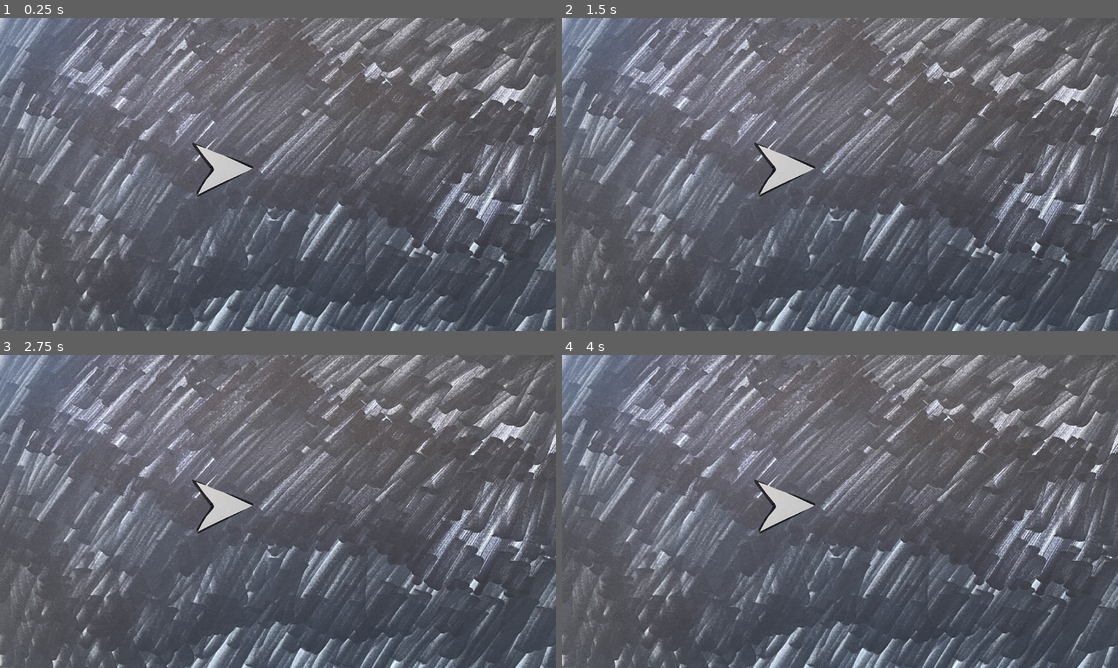
Above: before the commit, frames 1-4 (two rows, left to right).
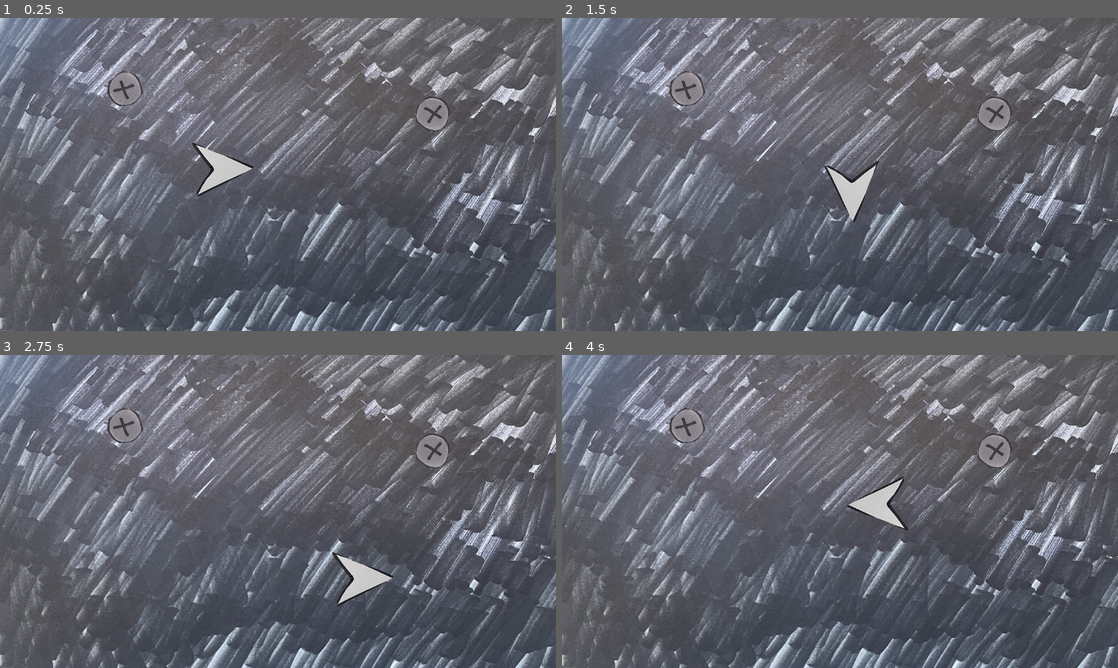
Above: after the commit, the same moments.

Repository: kd90301/asteroids-clone
Game: Godot game, scene res://scenes/main.tscn
Two runs of this game, one before a commit and one after it. Both use one fixed random seed, a clock stepped at 60 frames per second and the inputs below.
Inputs:
- Up to frame 1 (0.25 s): no input
- Up to frame 2 (1.5 s): tap Enter at 0.5 s; hold D (move_right, bound only after the commit) 0.53-1.28 s; hold S (move_down, bound only after the commit) from 1.28 s (still down)
- Up to frame 3 (2.75 s): release S (move_down, bound only after the commit) at 2.03 s; hold D (move_right, bound only after the commit) from 2.03 s (still down)
- Up to frame 4 (4 s): release D (move_right, bound only after the commit) at 2.78 s; hold W (move_up, bound only after the commit) 2.78-3.53 s; hold A (move_left, bound only after the commit) from 3.53 s (still down)

The runs differ from the first frame. In frame 1, 0.9% of the frame differs, in the area x 19-81%, y 16-37%; in frame 2, 2.3%; in frame 3, 2.3%, in the area x 19-81%, y 16-81%; in frame 4, 2.3%.

Commit message:
Add basic player movement
8 direction basic player movement in GDScript, added enemy sprite

Diff:
--- a/asteroids-clone/project.godot
+++ b/asteroids-clone/project.godot
@@ -18,3 +18,30 @@
 [display]
 
 window/stretch/mode="viewport"
+
+[input]
+
+move_left={
+"deadzone": 0.5,
+"events": [Object(InputEventKey,"resource_local_to_scene":false,"resource_name":"","device":-1,"window_id":0,"alt_pressed":false,"shift_pressed":false,"ctrl_pressed":false,"meta_pressed":false,"pressed":false,"keycode":0,"physical_keycode":65,"key_label":0,"unicode":97,"location":0,"echo":false,"script":null)
+, Object(InputEventKey,"resource_local_to_scene":false,"resource_name":"","device":-1,"window_id":0,"alt_pressed":false,"shift_pressed":false,"ctrl_pressed":false,"meta_pressed":false,"pressed":false,"keycode":0,"physical_keycode":4194319,"key_label":0,"unicode":0,"location":0,"echo":false,"script":null)
+]
+}
+move_right={
+"deadzone": 0.5,
+"events": [Object(InputEventKey,"resource_local_to_scene":false,"resource_name":"","device":-1,"window_id":0,"alt_pressed":false,"shift_pressed":false,"ctrl_pressed":false,"meta_pressed":false,"pressed":false,"keycode":0,"physical_keycode":68,"key_label":0,"unicode":100,"location":0,"echo":false,"script":null)
+, Object(InputEventKey,"resource_local_to_scene":false,"resource_name":"","device":-1,"window_id":0,"alt_pressed":false,"shift_pressed":false,"ctrl_pressed":false,"meta_pressed":false,"pressed":false,"keycode":0,"physical_keycode":4194321,"key_label":0,"unicode":0,"location":0,"echo":false,"script":null)
+]
+}
+move_down={
+"deadzone": 0.5,
+"events": [Object(InputEventKey,"resource_local_to_scene":false,"resource_name":"","device":-1,"window_id":0,"alt_pressed":false,"shift_pressed":false,"ctrl_pressed":false,"meta_pressed":false,"pressed":false,"keycode":0,"physical_keycode":83,"key_label":0,"unicode":115,"location":0,"echo":false,"script":null)
+, Object(InputEventKey,"resource_local_to_scene":false,"resource_name":"","device":-1,"window_id":0,"alt_pressed":false,"shift_pressed":false,"ctrl_pressed":false,"meta_pressed":false,"pressed":false,"keycode":0,"physical_keycode":4194322,"key_label":0,"unicode":0,"location":0,"echo":false,"script":null)
+]
+}
+move_up={
+"deadzone": 0.5,
+"events": [Object(InputEventKey,"resource_local_to_scene":false,"resource_name":"","device":-1,"window_id":0,"alt_pressed":false,"shift_pressed":false,"ctrl_pressed":false,"meta_pressed":false,"pressed":false,"keycode":0,"physical_keycode":87,"key_label":0,"unicode":119,"location":0,"echo":false,"script":null)
+, Object(InputEventKey,"resource_local_to_scene":false,"resource_name":"","device":-1,"window_id":0,"alt_pressed":false,"shift_pressed":false,"ctrl_pressed":false,"meta_pressed":false,"pressed":false,"keycode":0,"physical_keycode":4194320,"key_label":0,"unicode":0,"location":0,"echo":false,"script":null)
+]
+}
--- /dev/null
+++ b/asteroids-clone/scenes/enemy.tscn
@@ -0,0 +1,18 @@
+[gd_scene load_steps=3 format=3 uid="uid://fh0yveehtfc6"]
+
+[ext_resource type="Texture2D" uid="uid://kbimsc31ttf4" path="res://assets/enemy.png" id="1_05dqc"]
+
+[sub_resource type="CircleShape2D" id="CircleShape2D_3cjpy"]
+radius = 1.0185
+
+[node name="player" type="Area2D"]
+
+[node name="Sprite2D" type="Sprite2D" parent="."]
+scale = Vector2(0.1, 0.1)
+texture = ExtResource("1_05dqc")
+
+[node name="CollisionShape2D" type="CollisionShape2D" parent="."]
+visible = false
+position = Vector2(2.38419e-07, -2)
+scale = Vector2(32.4005, 34.9782)
+shape = SubResource("CircleShape2D_3cjpy")
--- a/asteroids-clone/scenes/main.tscn
+++ b/asteroids-clone/scenes/main.tscn
@@ -1,7 +1,8 @@
-[gd_scene load_steps=3 format=3 uid="uid://bp6syi4h7yuxy"]
+[gd_scene load_steps=4 format=3 uid="uid://bp6syi4h7yuxy"]
 
 [ext_resource type="Texture2D" uid="uid://bes1al520kc64" path="res://assets/background.JPG" id="1_dxk8c"]
 [ext_resource type="PackedScene" uid="uid://d1lxkpo6a2rr" path="res://scenes/player.tscn" id="2_sx2cb"]
+[ext_resource type="PackedScene" uid="uid://fh0yveehtfc6" path="res://scenes/enemy.tscn" id="3_xkbvs"]
 
 [node name="main" type="Node2D"]
 
@@ -15,3 +16,10 @@
 
 [node name="player" parent="." instance=ExtResource("2_sx2cb")]
 position = Vector2(453, 311)
+
+[node name="enemy" parent="." instance=ExtResource("3_xkbvs")]
+position = Vector2(896, 201)
+
+[node name="enemy1" parent="." instance=ExtResource("3_xkbvs")]
+position = Vector2(261, 146)
+rotation = -2.49445
--- /dev/null
+++ b/asteroids-clone/scenes/player.gd
@@ -0,0 +1,18 @@
+extends Area2D
+
+@export var max_speed := 100.0
+var velocity := Vector2(0,0)
+
+func _process(delta: float) -> void:
+	var direction := Vector2(0,0)
+	direction.x = Input.get_axis("move_left", "move_right")
+	direction.y = Input.get_axis("move_up", "move_down")
+
+	if direction.length() > 1.0:
+		direction = direction.normalized()
+
+	velocity = direction * max_speed
+	position += velocity * delta
+
+	if direction.length() > 0.0:
+		rotation = velocity.angle()
--- a/asteroids-clone/scenes/player.tscn
+++ b/asteroids-clone/scenes/player.tscn
@@ -1,17 +1,21 @@
-[gd_scene load_steps=3 format=3 uid="uid://d1lxkpo6a2rr"]
+[gd_scene load_steps=4 format=3 uid="uid://d1lxkpo6a2rr"]
 
+[ext_resource type="Script" path="res://scenes/player.gd" id="1_2u4am"]
 [ext_resource type="Texture2D" uid="uid://c6icfaok8th7" path="res://assets/player-ship.png" id="1_xjt63"]
 
 [sub_resource type="CircleShape2D" id="CircleShape2D_rcvfx"]
 radius = 0.595665
 
 [node name="player" type="Area2D"]
+script = ExtResource("1_2u4am")
+max_speed = 200.0
 
 [node name="Sprite2D" type="Sprite2D" parent="."]
 scale = Vector2(0.1, 0.1)
 texture = ExtResource("1_xjt63")
 
 [node name="CollisionShape2D" type="CollisionShape2D" parent="."]
+visible = false
 position = Vector2(23, 0)
 scale = Vector2(70.5096, 22.0965)
 shape = SubResource("CircleShape2D_rcvfx")
Binary file added: asteroids-clone/assets/enemy.png
Not shown, added: asteroids-clone/assets/enemy.png.import
